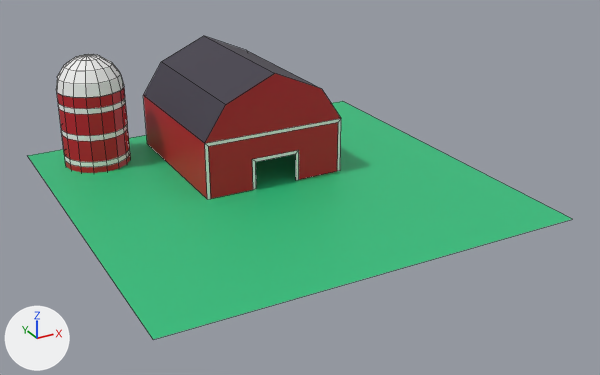
A saved change to the Blender file barn.blend.
Both versions are drawn from a 50 mm lens placed at (-30.3, -59.4, 28.9), pointed at (0.9, -2.7, 0.6). Every picture has the same lights, and +X, +Y and +Z are marked at lower left. Mesh edges are drawn as thin lines.

Names of what the first picture shows: 'Barn', 'Ground', 'Silo'.
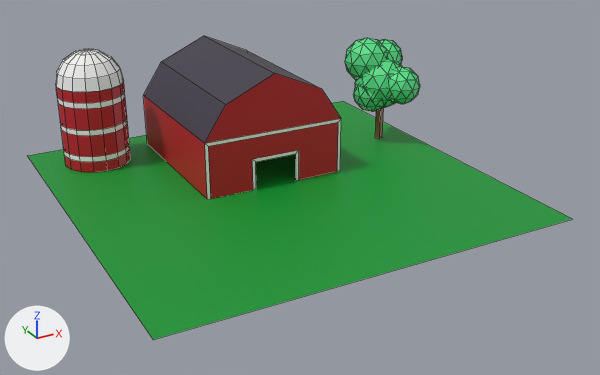
Commit message: Add tree

Pixel boxes [x1, y1, x2, y2] of what changed, in the pictures (600 x 375 px):
'Ground', recoloured: [28, 101, 572, 339] in both
'Silo', mesh moved: before [56, 54, 131, 173]; after [56, 49, 131, 172]
'Tree', added (green): after [345, 38, 420, 139]
    faces in mat_leaves (green #57e389): [345, 38, 420, 111]
    faces in mat_tree_trunk (brown #986a44): [375, 108, 384, 139]

What changed in the scene script:
```text
Change mat_grass:
    mat_grass.base_color: (0.0273, 0.539, 0.209) -> (0.0, 0.311, 0.0307)  # green #2ec27e -> green #009731
Add mat_tree_trunk:
    mat_tree_trunk = principled_material('Tree Trunk')
    mat_tree_trunk.base_color = (0.314, 0.144, 0.0578)  # brown #986a44
Add mat_leaves:
    mat_leaves = principled_material('Leaves')
    mat_leaves.base_color = (0.0953, 0.768, 0.25)  # green #57e389
Change me_cube_003:
    where me_cube_003.from_pydata(...)  # 209 vertices, 194 faces; spans x -15.0..-9.0, y 10.0..16.0, z -0.44..10.06
    used by ob_silo; location = (0.0, 0.0, 0.0)
    me_cube_003 part 1: the whole mesh is moved by (0.0, 0.0, 0.5)
Add me_cylinder:
    me_cylinder.from_pydata(...)  # a 5-sided cylinder along z spanning x 13.61..14.32, y 4.63..5.37, z 0.27..5.73, material slot 1; an icosphere of 80 faces spanning x 11.53..16.47, y 2.4..7.6, z 3.4..8.6, material slot 0; an icosphere of 80 faces spanning x 11.27..14.73, y 3.18..6.82, z 3.18..6.82, material slot 0; an icosphere of 80 faces spanning x 13.27..16.73, y 4.18..7.82, z 6.18..9.82, material slot 0; an icosphere of 80 faces spanning x 13.27..16.73, y 1.18..4.82, z 4.18..7.82, material slot 0; an icosphere of 80 faces spanning x 10.92..15.08, y 3.82..8.18, z 5.82..10.18, material slot 0
    me_cylinder.materials.append(mat_leaves)  # green #57e389
    me_cylinder.materials.append(mat_tree_trunk)  # brown #986a44
Add ob_tree:
    ob_tree = bpy.data.objects.new('Tree', me_cylinder)
    ob_tree.location = (0.0, 0.0, 0.0)
```
